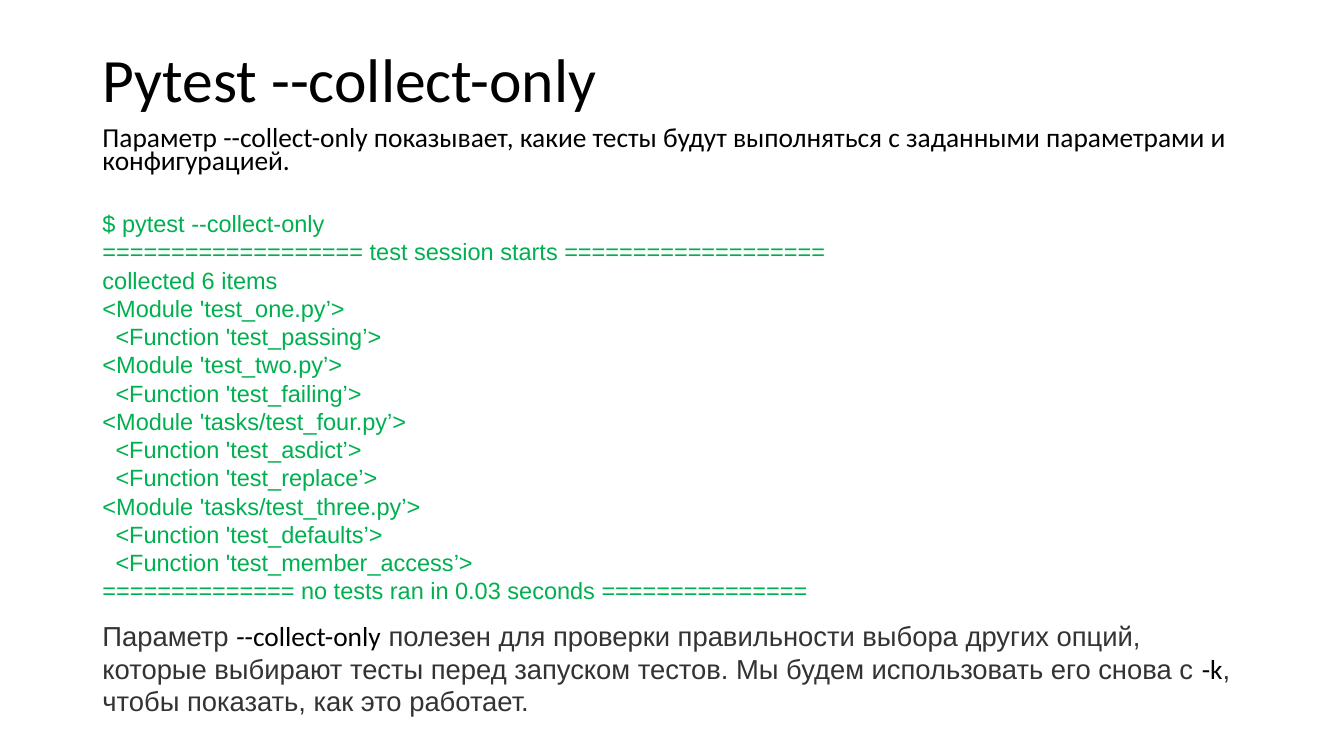
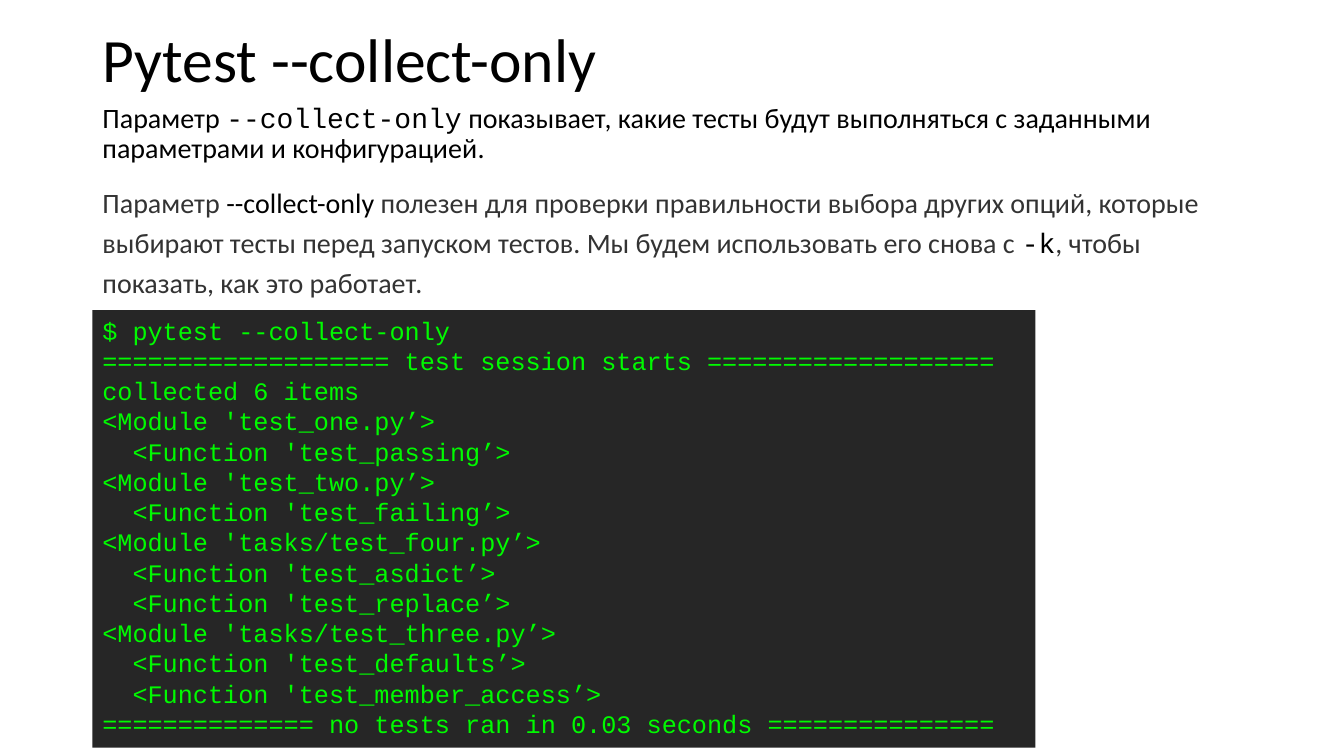
Before and after one commit to xtrueman/prog_instruments, a slide deck: slide 29 of presentations/UnitTests.pptx (slide 30 before the commit). Drawn at 1344x756 pixels with LibreOffice and Linux fonts; fonts in the diff are those of the drawing. Boxes give left, top, right and bottom in pixels: in the first picture for what was removed or moved away, otherwise in the second. Text is boxed around its words. In the diff, an @@ line names an element or a change of style, - is before the commit and + after.

```diff
--- a/presentations/UnitTests.pptx
+++ b/presentations/UnitTests.pptx
@@ title "Pytest --collect-only": place and size @@
-title "Pytest --collect-only" at [102,59,596,112]
+title "Pytest --collect-only" at [102,39,596,92]
@@ text added at [93,99,1252,307], fill #FFFFFF, 20 pt, text #333333 @@
+Параметр --collect-only показывает, какие тесты будут выполняться с заданными параметрами и конфигурацией.
+Параметр --collect-only полезен для проверки правильности выбора других опций, которые выбирают тесты перед запуском тестов. Мы будем использовать его снова с -k, чтобы показать, как это работает.
@@ text in rectangle at [102,128,1226,175]: paragraph removed @@
-Параметр --collect-only показывает, какие тесты будут выполняться с заданными параметрами и конфигурацией.
@@ rectangle "$ pytest --collect-only": place and size @@
-rectangle "$ pytest --collect-only" at [102,128,1230,717]
+rectangle "$ pytest --collect-only" at [93,311,1036,748]
@@ rectangle "$ pytest --collect-only" at [93,311,1036,748]: size 16.8 to 18 pt, font Arial to Courier New, text colour #00B050 to #00FA00; fill none to #262626 @@
@@ text in rectangle at [102,625,1230,717]: paragraph removed @@
-Параметр --collect-only полезен для проверки правильности выбора других опций, которые выбирают тесты перед запуском тестов. Мы будем использовать его снова с -k, чтобы показать, как это работает.
```
Also in this commit, not shown: 87 other slides changed, 1 slide added, 2 slides removed.
